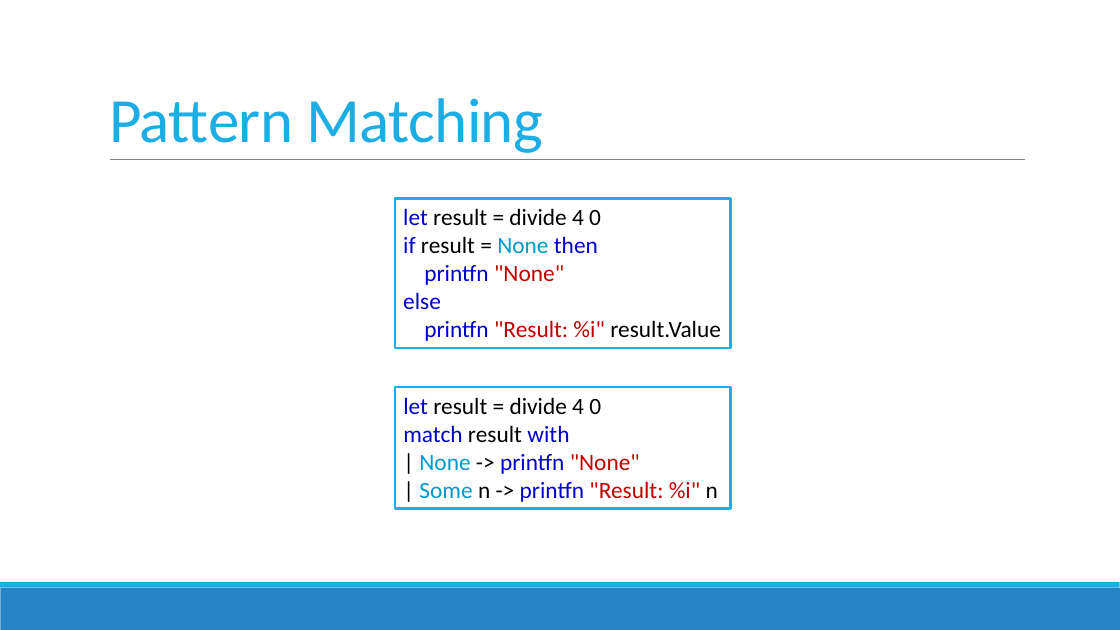
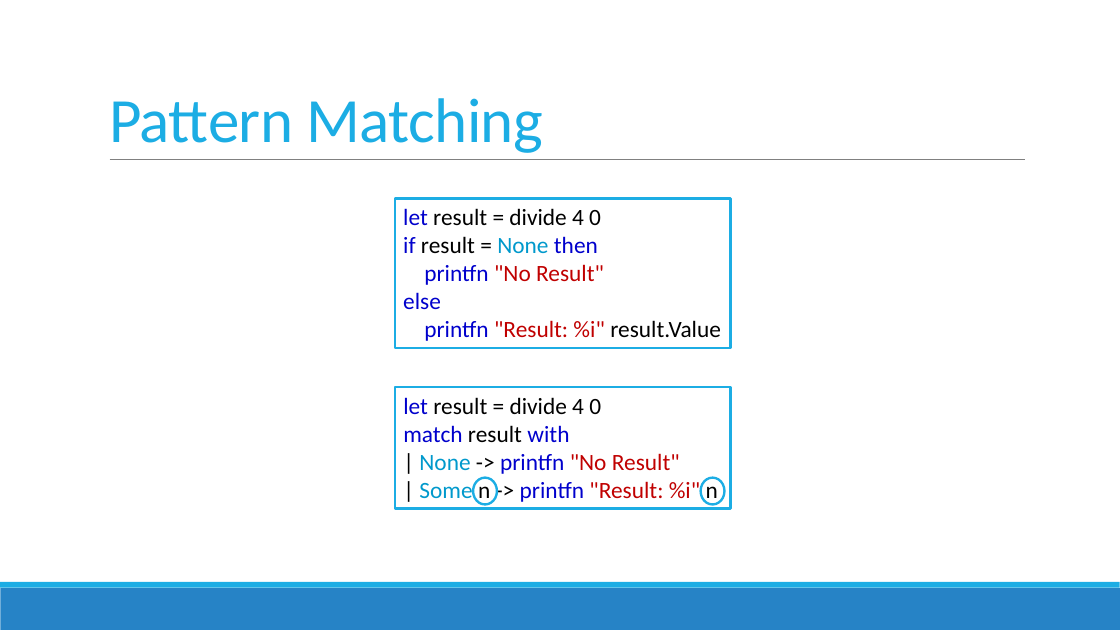
Before and after one commit to jorgef/fsharpworkshop, a slide deck: slide 33 of FSharpWorkshop_Slides.pptx. Drawn at 1120x630 pixels with LibreOffice and Linux fonts; fonts in the diff are those of the drawing. Boxes give left, top, right and bottom in pixels: in the first picture for what was removed or moved away, otherwise in the second. Text is boxed around its words. In the diff, an @@ line names an element or a change of style, - is before the commit and + after.

```diff
--- a/FSharpWorkshop_Slides.pptx
+++ b/FSharpWorkshop_Slides.pptx
@@ text in rectangle at (424,264,604,285): text changed; text colour #0000CC to #C00000 @@
-printfn "None"
+printfn "No Result"
@@ text in rectangle at (419,453,680,474): text changed; text colour #0000CC to #C00000 @@
-| None -> printfn "None"
+| None -> printfn "No Result"
@@ ellipse added at (473,478,497,505), outline #1CADE4 2 pt @@
@@ ellipse added at (701,478,724,505), outline #1CADE4 2 pt @@
```
Also in this commit, not shown: 8 other slides changed, 1 other file.
